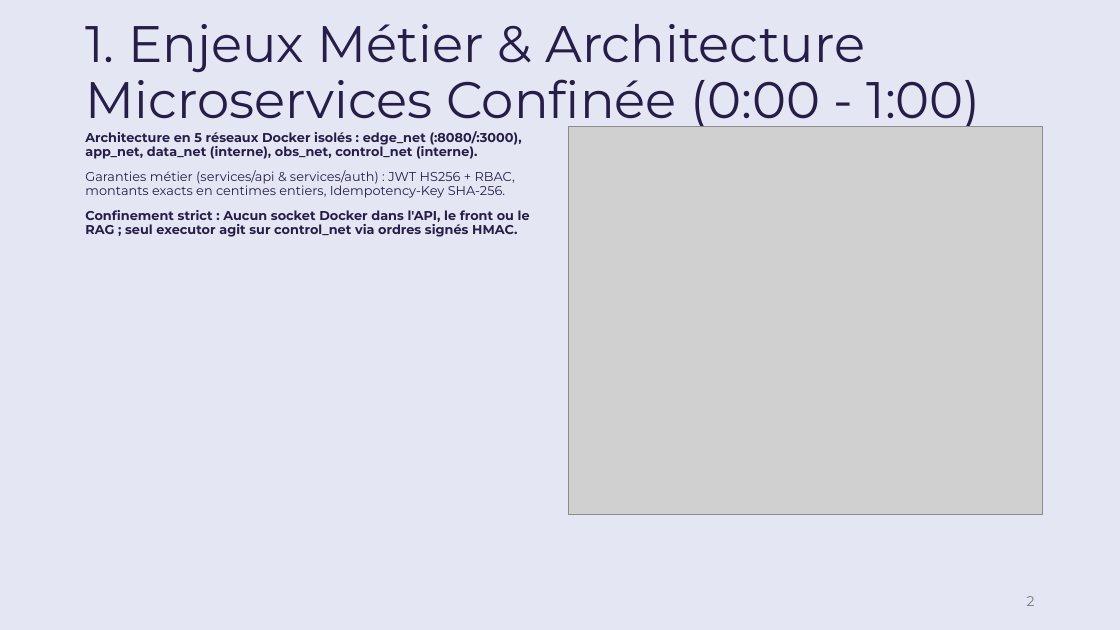
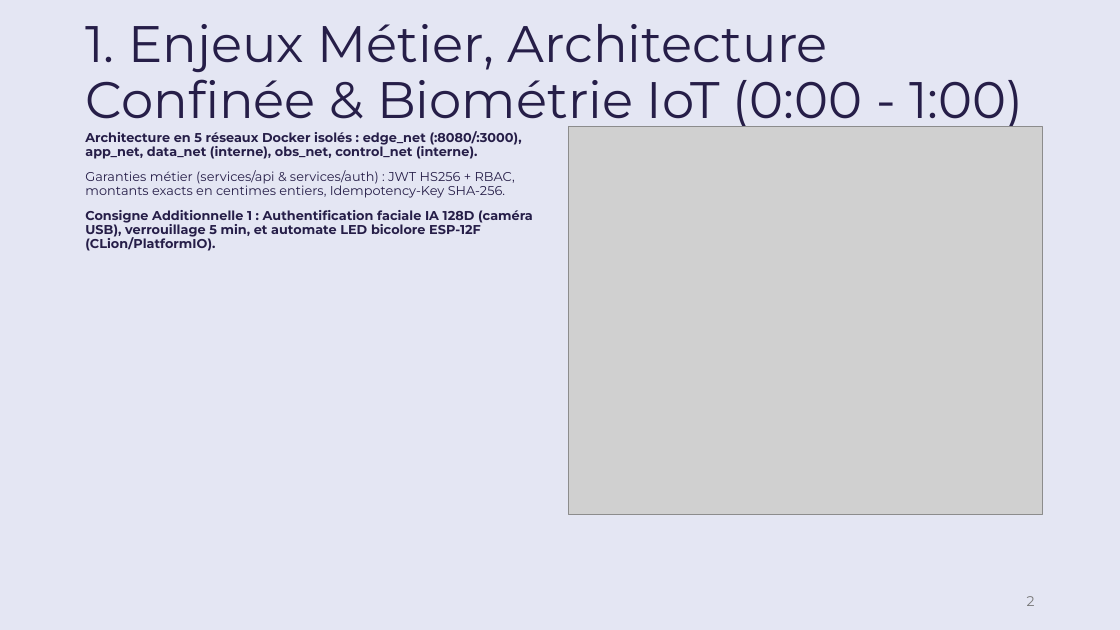
Before and after one commit to pierre-mcd38/RESILIENCE-ALPHA, a slide deck: slide 2 of deliverables/Workshop2026-M2-G2/Workshop2026-M2-G2-Pres.pptx. Drawn at 1120x630 pixels with LibreOffice and Linux fonts; fonts in the diff are those of the drawing; grey boxes stand for pictures; background and template pictures are left out. Boxes give left, top, right and bottom in pixels: in the first picture for what was removed or moved away, otherwise in the second. Text is boxed around its words. In the diff, an @@ line names an element or a change of style, - is before the commit and + after.

Commit message:
feat(security): Consigne Additionnelle 1 - Biometrie faciale IA, ESP8266 IoT LED bicolore et durcissement Back-office

```diff
--- a/deliverables/Workshop2026-M2-G2/Workshop2026-M2-G2-Pres.pptx
+++ b/deliverables/Workshop2026-M2-G2/Workshop2026-M2-G2-Pres.pptx
@@ title at [85,24,1023,130]: text changed @@
-1. Enjeux Métier & Architecture Microservices Confinée (0:00 - 1:00)
+1. Enjeux Métier, Architecture Confinée & Biométrie IoT (0:00 - 1:00)
@@ text at [85,210,533,251]: text changed @@
-Confinement strict : Aucun socket Docker dans l'API, le front ou le RAG ; seul executor agit sur control_net via ordres signés HMAC.
+Consigne Additionnelle 1 : Authentification faciale IA 128D (caméra USB), verrouillage 5 min, et automate LED bicolore ESP-12F (CLion/PlatformIO).
```
Also in this commit, not shown: 1 other slide changed, 22 other files.
